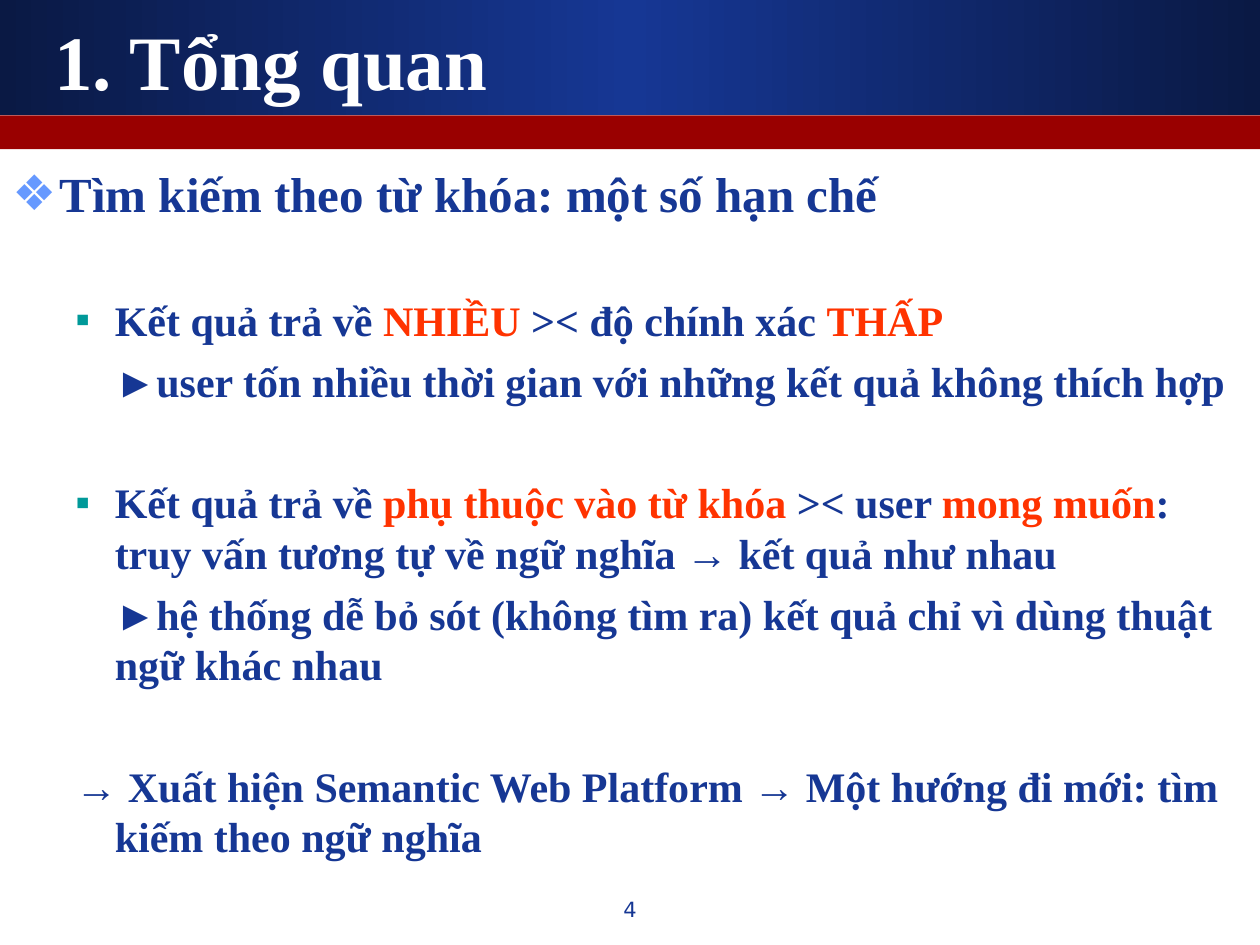
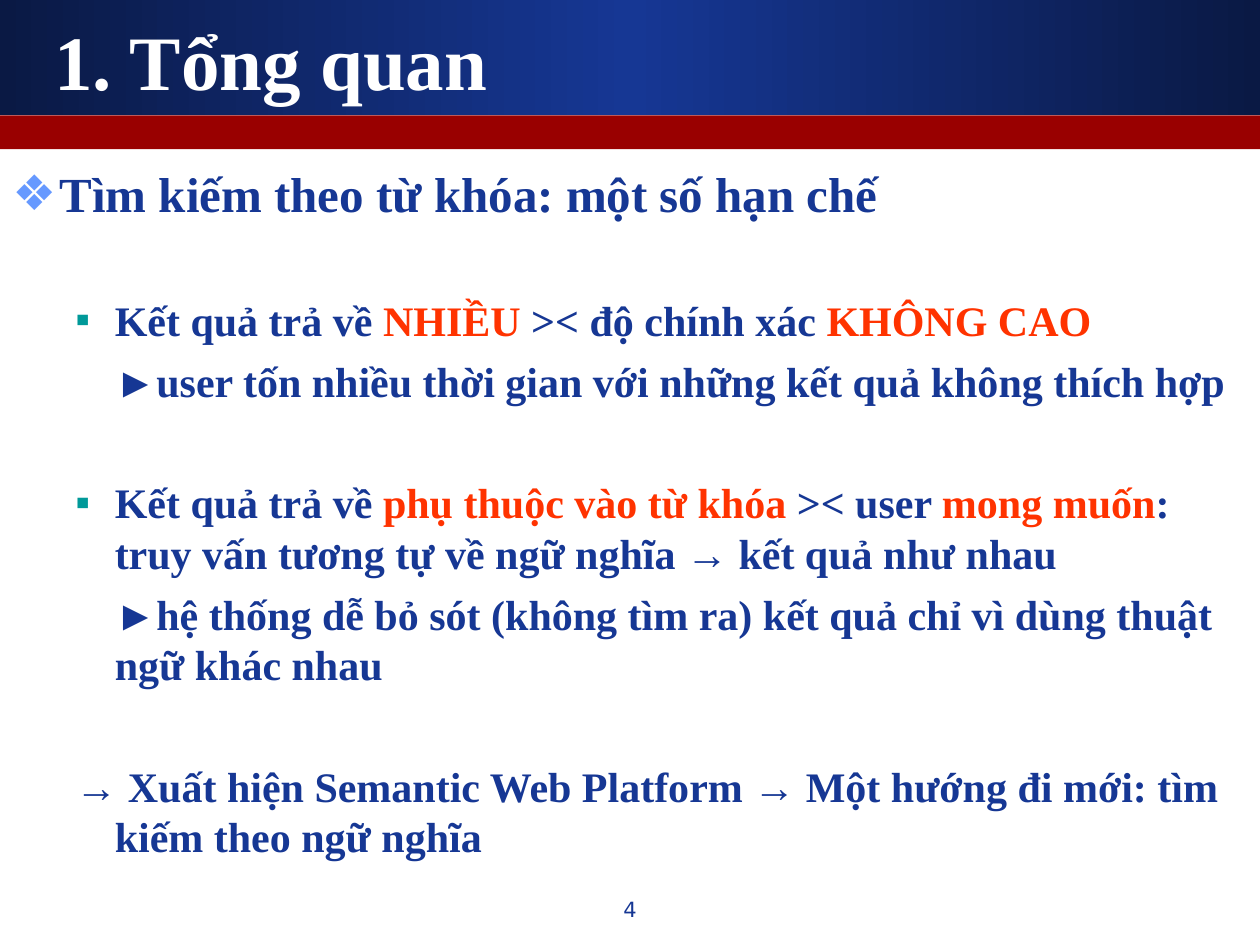
Before and after one commit to leaderwing/kt-kimres, a slide deck: slide 4 of note/[Thesis] Presentation.ppt. Drawn at 1260x945 pixels with LibreOffice and Linux fonts; fonts in the diff are those of the drawing. Boxes give left, top, right and bottom in pixels: in the first picture for what was removed or moved away, otherwise in the second. Text is boxed around its words. In the diff, an @@ line names an element or a change of style, - is before the commit and + after.

```diff
--- a/note/[Thesis] Presentation.ppt
+++ b/note/[Thesis] Presentation.ppt
@@ text at [115,303,1091,345]: text changed @@
-  ▪ Kết quả trả về NHIỀU >< độ chính xác THẤP
+  ▪ Kết quả trả về NHIỀU >< độ chính xác KHÔNG CAO
```
Also in this commit, not shown: 4 other slides changed, 1 slide added.
